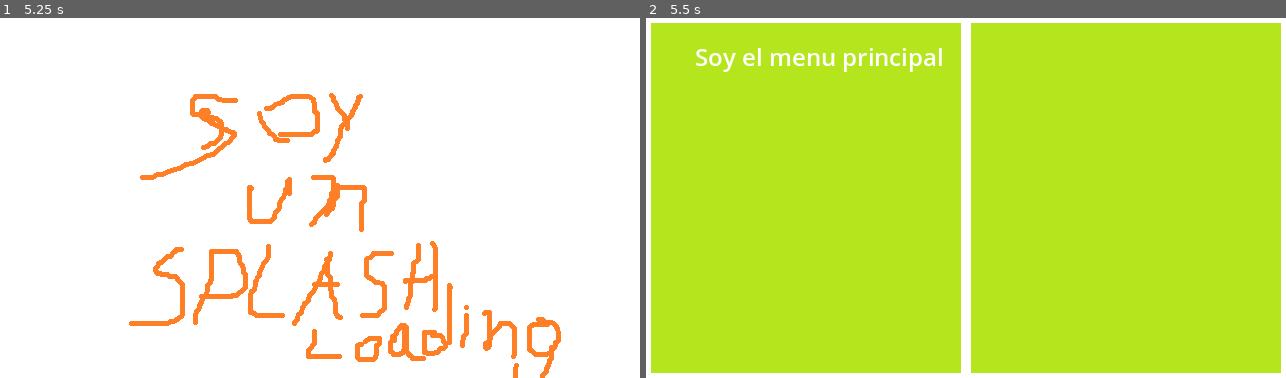
Above: before the commit, frames 1-2 (left to right).
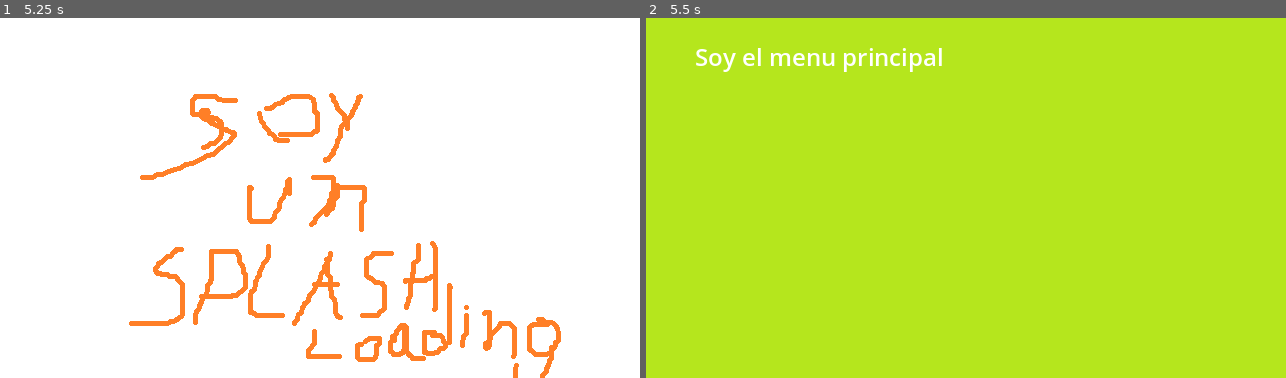
Above: after the commit, the same moments.

Repository: kevinesaa/edge-combat
Game: Godot game, scene res://loading-splash/loading_splash_scene.tscn
The game is run twice, just before and just after one commit, with the same random seed, the same clock (stepped at 60 frames per second) and the same inputs.
Inputs (mouse positions are in pixels of both pictures, inside the frame that each line leads up to):
- Up to frame 1 (5.25 s): tap Enter at 0.5, 2, 3.5 s; move the mouse to (460, 180) at 0.52 s; hold Right (right) 0.53-1.25 s; click (460, 180) at 0.67 s; tap Space at 1.25, 2.75, 4.25 s; drag from (192, 216) to (288, 270) at 1.27 s; move the mouse to (384, 118) at 2.02 s; hold Right (right) 2.03-2.75 s; drag from (288, 270) to (128, 144) at 2.77 s; move the mouse to (512, 252) at 3.52 s; hold Left (left) 3.53-4.25 s; drag from (128, 144) to (224, 108) at 4.27 s; move the mouse to (352, 198) at 5.02 s; hold Left (left) from 5.03 s (still down); click (352, 198) at 5.17 s
- Up to frame 2 (5.5 s): keep holding Left (left)

Frame 1 is identical in both runs. In frame 2, 5.8% of the frame differs, in the area x 0-100%, y 0-100%.

Commit message:
feat: input system custom canvas

Diff:
--- a/main-menu/main_menu_scene.tscn
+++ b/main-menu/main_menu_scene.tscn
@@ -1,10 +1,12 @@
-[gd_scene load_steps=6 format=3 uid="uid://c60iw1xn4lexb"]
+[gd_scene load_steps=8 format=3 uid="uid://c60iw1xn4lexb"]
 
 [ext_resource type="Texture2D" uid="uid://cg1om34eqscpe" path="res://_placeholders/main_menu_background.png" id="1_5fxsi"]
 [ext_resource type="Script" uid="uid://c5gvijduf2rj0" path="res://main-menu/scripts/MainMenuController.gd" id="1_23gut"]
 [ext_resource type="Script" uid="uid://qogeq311e7v2" path="res://_commons/scripts/ChangeSceneController.gd" id="2_s2c0i"]
 [ext_resource type="Script" uid="uid://wqp1kk0focr3" path="res://touch-input-system/TouchInputManager.gd" id="3_mp5cd"]
+[ext_resource type="Script" uid="uid://bvoliagcl8jsa" path="res://touch-area-system/event-system/EventCanvasSystemContainer.gd" id="5_b21o1"]
 [ext_resource type="PackedScene" uid="uid://dsf5c3shksako" path="res://touch-area-system/areas/rect/rect_touch_area.tscn" id="5_d364k"]
+[ext_resource type="Script" uid="uid://sa0g3vtryjx7" path="res://touch-area-system/event-system/MyCanvasSystem.gd" id="7_6100j"]
 
 [node name="MainMenuNode" type="Node2D"]
 script = ExtResource("1_23gut")
@@ -31,11 +33,17 @@
 script = ExtResource("2_s2c0i")
 path_to_next_scene = "res://levels/0001/level_0001_scene.tscn"
 
-[node name="inputController_node" type="Node" parent="."]
+[node name="EventCanvasSystemContainer_Node" type="Node" parent="."]
+script = ExtResource("5_b21o1")
+
+[node name="inputController_node" type="Node" parent="EventCanvasSystemContainer_Node"]
 script = ExtResource("3_mp5cd")
 
-[node name="touchAreasContainerNode" type="Node" parent="."]
+[node name="MyCanvasSystemNode" type="Node" parent="EventCanvasSystemContainer_Node"]
+script = ExtResource("7_6100j")
 
-[node name="leftRectTouchAreaNode" parent="touchAreasContainerNode" instance=ExtResource("5_d364k")]
+[node name="leftRectTouchAreaNode" parent="EventCanvasSystemContainer_Node" instance=ExtResource("5_d364k")]
+areaName = "leftButton"
 
-[node name="rightRectTouchAreaNode" parent="touchAreasContainerNode" instance=ExtResource("5_d364k")]
+[node name="rightRectTouchAreaNode" parent="EventCanvasSystemContainer_Node" instance=ExtResource("5_d364k")]
+areaName = "rightButton"
--- a/main-menu/scripts/MainMenuController.gd
+++ b/main-menu/scripts/MainMenuController.gd
@@ -1,8 +1,8 @@
 extends Node
-@onready var input_controller_node: TouchInputManager = $inputController_node
 
-@onready var left_rect_touch_area_node: ReactTouchArea = $touchAreasContainerNode/leftRectTouchAreaNode
-@onready var right_rect_touch_area_node: ReactTouchArea = $touchAreasContainerNode/rightRectTouchAreaNode
+
+@onready var left_rect_touch_area_node: ReactTouchArea = $EventCanvasSystemContainer_Node/leftRectTouchAreaNode
+@onready var right_rect_touch_area_node: ReactTouchArea = $EventCanvasSystemContainer_Node/rightRectTouchAreaNode
 
 
 var screen_size:Vector2
@@ -10,45 +10,9 @@
 @onready var center_vertical_line_2d: Line2D = $Node/center_vertical_Line2D
 @onready var center_horizontal_line_2d: Line2D = $Node/center_horizontal_Line2D
 
-@export var debug_draw:bool = true
-func draw_debug_lines() -> void:
-	if(debug_draw):
-		left_rect_touch_area_node.draw_debug_lines()
-		right_rect_touch_area_node.draw_debug_lines()
-		#center_vertical_line_2d.clear_points()
-		#center_vertical_line_2d.add_point(Vector2(center_screen.x,0))
-		#center_vertical_line_2d.add_point(Vector2(center_screen.x,screen_size.y))
-		#
-		#center_horizontal_line_2d.clear_points()
-		#center_horizontal_line_2d.add_point(Vector2(0,center_screen.y))
-		#center_horizontal_line_2d.add_point(Vector2(screen_size.x,center_screen.y))
 
 func on_resize_screen_listener() -> void:
-	print("on resize")
 	calc_center_screen()
-	draw_debug_lines()
-
-
-func on_click_listener(event:InputWrapper) -> void:
-
-	print("simple click")
-
-	if(left_rect_touch_area_node.isVectorInside(event.initPosition)):
-		print("in left rect")
-	if(right_rect_touch_area_node.isVectorInside(event.initPosition)):
-		print("in right rect")
-
-func on_double_click_listener(event:InputWrapper) -> void:
-	print("double click")
-
-func on_long_click_listener(event:InputWrapper) -> void:
-	print("long click")
-
-func on_swipe_listener(event:InputWrapper) -> void:
-	print("swipe")
-
-func on_long_swipe_listener(event:InputWrapper) -> void:
-	print("long swipe")
 
 
 func _ready() -> void:
@@ -61,14 +25,6 @@
 	right_rect_touch_area_node.setPosition(Vector2(center_screen.x,0))
 	right_rect_touch_area_node.setSize(center_screen.x,screen_size.y)
 
-	input_controller_node.notify_click.connect(on_click_listener)
-	input_controller_node.notify_double_click.connect(on_double_click_listener)
-	input_controller_node.notify_long_click.connect(on_long_click_listener)
-	input_controller_node.notify_swipe.connect(on_swipe_listener)
-	input_controller_node.notify_long_swipe.connect(on_long_swipe_listener)
-
-	draw_debug_lines()
-
 func calc_center_screen():
 	var viewport = get_viewport()
 	screen_size = viewport.size
--- a/touch-area-system/areas/abstracts/TouchArea.gd
+++ b/touch-area-system/areas/abstracts/TouchArea.gd
@@ -14,5 +14,5 @@
 		self.areaName = str("touch_area","_", self.areaId)
 
 #abstract
-func isInside(point:Vector2) -> bool:
+func isVectorInside(point:Vector2) -> bool:
 	return false
--- /dev/null
+++ b/touch-area-system/event-system/EventCanvasSystemContainer.gd
@@ -0,0 +1,14 @@
+class_name  EventCanvasSystemContainer extends Node
+
+var input_controller_node: TouchInputManager
+var canvas_system_node: MyCanvasSystemNode
+
+func  _enter_tree() -> void:
+	var eventInput = find_children("*","TouchInputManager",false,true)
+	var canvasSystem = find_children("*","MyCanvasSystemNode",false,true)
+	var buttons:Array[TouchArea]= []
+	buttons.append_array(find_children("*","TouchArea",true,true))
+	eventInput = eventInput[0] as TouchInputManager
+	canvasSystem = canvasSystem[0] as MyCanvasSystemNode
+	canvasSystem.setInputManager(eventInput)
+	canvasSystem.setButtons(buttons)
--- /dev/null
+++ b/touch-area-system/event-system/MyCanvasSystem.gd
@@ -0,0 +1,67 @@
+class_name MyCanvasSystemNode extends Node
+
+var inputManager:TouchInputManager
+var buttons:Array[TouchArea] = []
+
+#region signals
+#signal notify_input(event:InputWrapper) #
+#signal notify_pressed(event:InputWrapper) #
+#signal notify_release(event:InputWrapper) #
+#signal notify_draging_start(event:InputWrapper) #
+
+signal notify_click(event:InputWrapper) #
+#signal notify_double_click(event:InputWrapper) #
+#signal notify_long_click(event:InputWrapper) #
+signal notify_swipe(event:InputWrapper) #
+#signal notify_long_swipe(event:InputWrapper)
+
+#signal notify_hold_pressing(event:InputWrapper)
+#signal notify_draging(event:InputWrapper)
+#endregion
+
+func setInputManager(inputManager:TouchInputManager):
+	self.inputManager = inputManager
+
+func setButtons( buttons:Array[TouchArea] ):
+	self.buttons = buttons
+
+func __markInitArea(event:InputWrapper):
+
+	for b in buttons:
+		if (b.isVectorInside(event.initPosition)):
+			event.initTouchAreaId = b.areaId
+			event.initTouchAreaName = b.areaName
+			break
+
+func __markEndArea(event:InputWrapper):
+
+	for b in buttons:
+		if (b.isVectorInside(event.endPosition)):
+			event.endTouchAreaId = b.areaId
+			event.endTouchAreaName = b.areaName
+			break
+
+func on_click_listener(event:InputWrapper) -> void:
+	__markInitArea(event)
+	notify_click.emit(event)
+	print(str("simple click: ",event.initTouchAreaName))
+
+func on_double_click_listener(event:InputWrapper) -> void:
+	print("double click")
+
+func on_long_click_listener(event:InputWrapper) -> void:
+	print("long click")
+
+func on_swipe_listener(event:InputWrapper) -> void:
+	__markInitArea(event)
+	__markEndArea(event)
+	notify_swipe.emit(event)
+	print(str("swipe: ",event.initTouchAreaName," to ", event.endTouchAreaName))
+
+func on_long_swipe_listener(event:InputWrapper) -> void:
+	print("long swipe")
+
+
+func _ready() -> void:
+	inputManager.notify_click.connect(self.on_click_listener)
+	inputManager.notify_swipe.connect(self.on_swipe_listener)
--- a/touch-input-system/InputWrapper.gd
+++ b/touch-input-system/InputWrapper.gd
@@ -1,4 +1,4 @@
-class_name  InputWrapper
+class_name InputWrapper
 
 enum InputType {
 	UNKNOW,
@@ -33,6 +33,13 @@
 var initPosition:Vector2
 var endPosition:Vector2
 
+#region custom canvas fields
+var initTouchAreaId:int = -1
+var initTouchAreaName:String
+var endTouchAreaId:int = -1
+var endTouchAreaName:String
+#endregion
+
 static func plusOne(current):
 	var t = current + 1
 	return max(0,t)
--- a/touch-input-system/TouchInputManager.gd
+++ b/touch-input-system/TouchInputManager.gd
@@ -47,6 +47,7 @@
 	var inputPool:InputPoolObject = getInputPoolInstance()
 	inputPool.setupTimeToLive()
 	inputPool.copyInput(input)
+
 	notify_input.emit(inputPool.input)
 	inputsSendQueue.push_back(inputPool)
 	return inputPool
@@ -63,6 +64,10 @@
 	input.isDrawingStart = false
 	input.isDrawing = false
 	input.accTimeDuration = 0
+	input.initTouchAreaId = -1
+	input.initTouchAreaName = ""
+	input.endTouchAreaId = -1
+	input.endTouchAreaName = ""
 
 func dispatchDragingStart(input:InputWrapper):
 	input.setType(InputWrapper.InputType.UNKNOW)
Not shown, added: touch-area-system/event-system/EventCanvasSystemContainer.gd.uid
Not shown, added: touch-area-system/event-system/MyCanvasSystem.gd.uid
